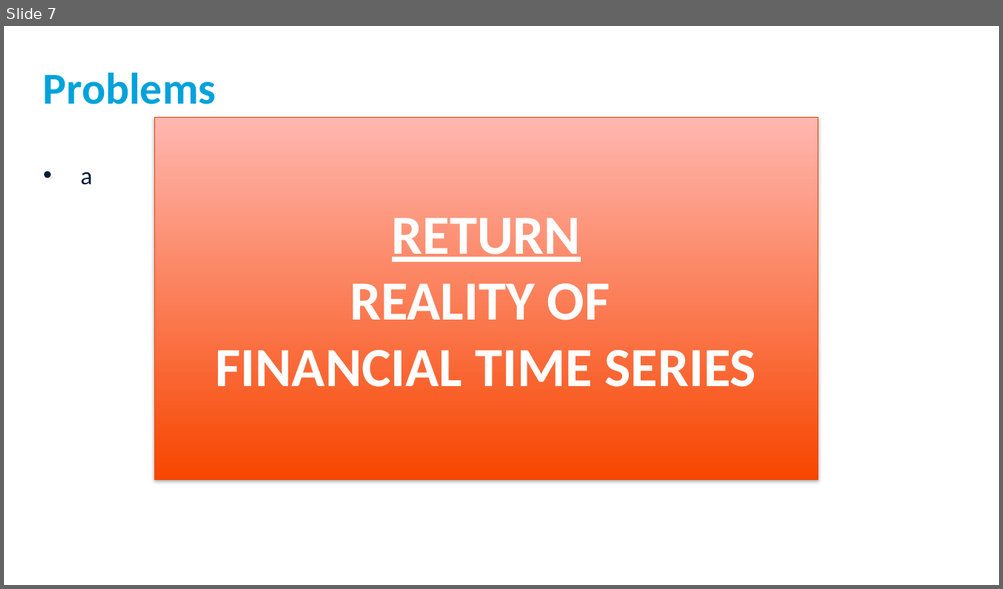
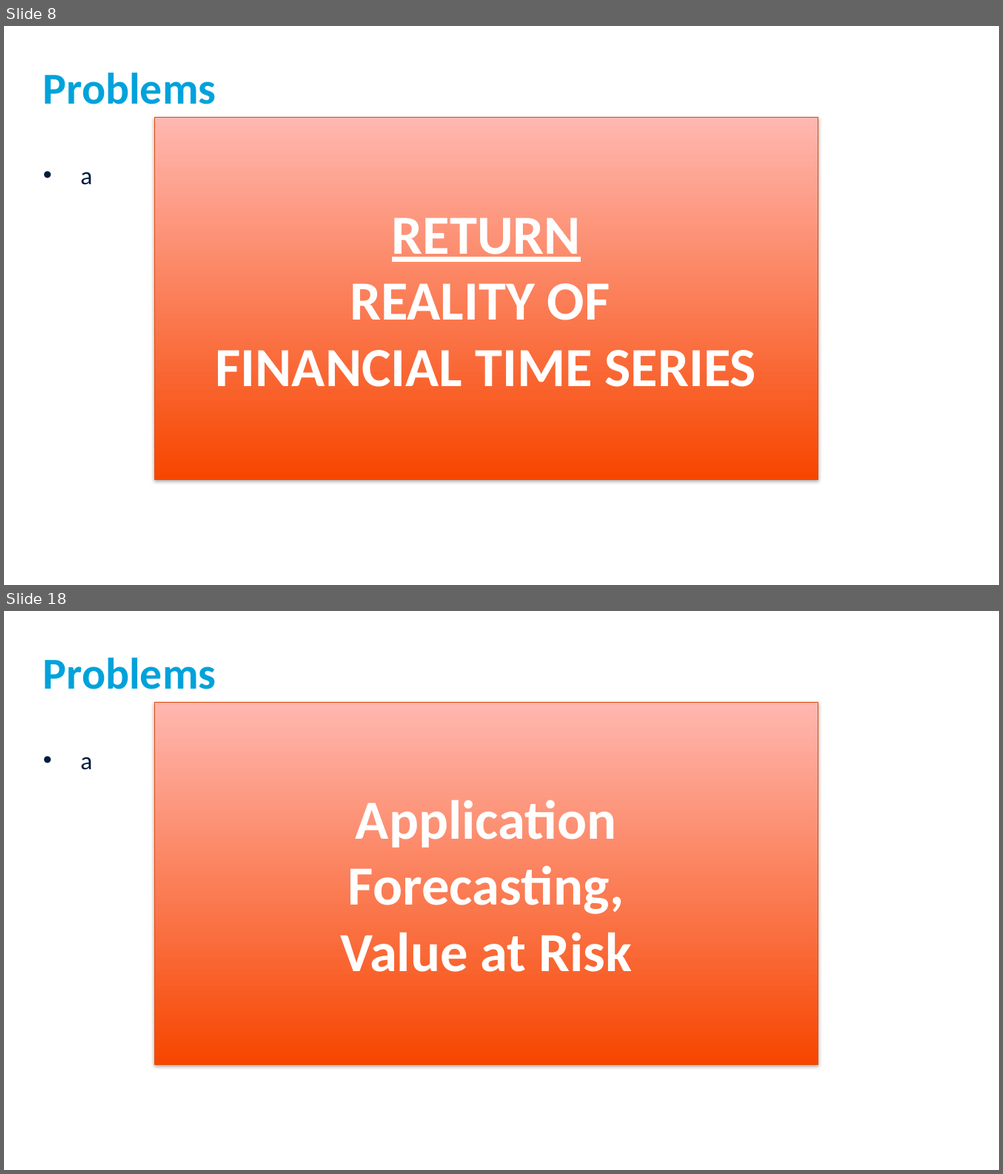
Before and after one commit to franciscpitthan/Methods_Quant_Fin, a slide deck: Example - GARCH estimation/GARCH models.pptm. Shown one above the other, each under a label of ours: slide 7 before the commit, slides 8 and 18 after it; the slides between them are not shown. The pictures are 1003x589 and 1003x1174 pixels, drawn with LibreOffice and Linux fonts; fonts in the diff are those of the drawing. Boxes give left, top, right and bottom in pixels: in the first picture for what was removed or moved away, otherwise in the second. Text is boxed around its words. In the diff, an @@ line names an element or a change of style, - is before the commit and + after.

```diff
--- a/Example - GARCH estimation/GARCH models.pptm
+++ b/Example - GARCH estimation/GARCH models.pptm
@@ slide 18 added at (x1=4, y1=611, x2=999, y2=1170), background #FFFFFF @@
@@ title added at (x1=43, y1=658, x2=216, y2=689), 42.7 pt, text #00A2DB, bold @@
+Problems
@@ rectangle added at (x1=155, y1=702, x2=818, y2=1065), fill gradient #F84700 to #FFB9B2, outline #E84A0A 0.75 pt, 53.3 pt, text #FFFFFF, bold @@
+Application
+Forecasting,
+Value at Risk
@@ text added at (x1=80, y1=757, x2=92, y2=770), 24 pt, text #001C3D @@
+• a
@@ what was slide 7 is now slide 8 @@
```
Also in this commit, not shown: 1 slide changed, 11 other slides added.
